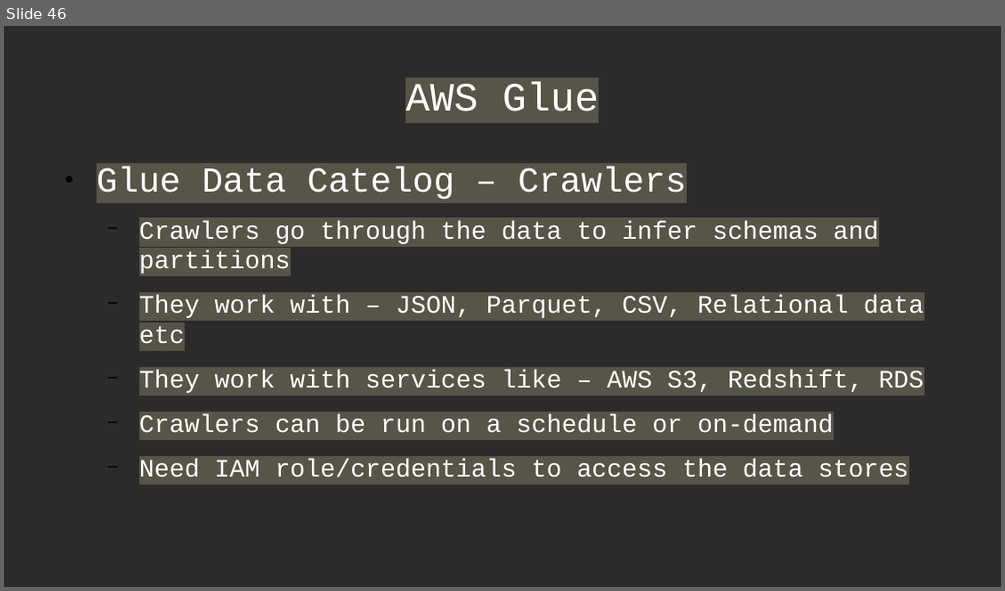
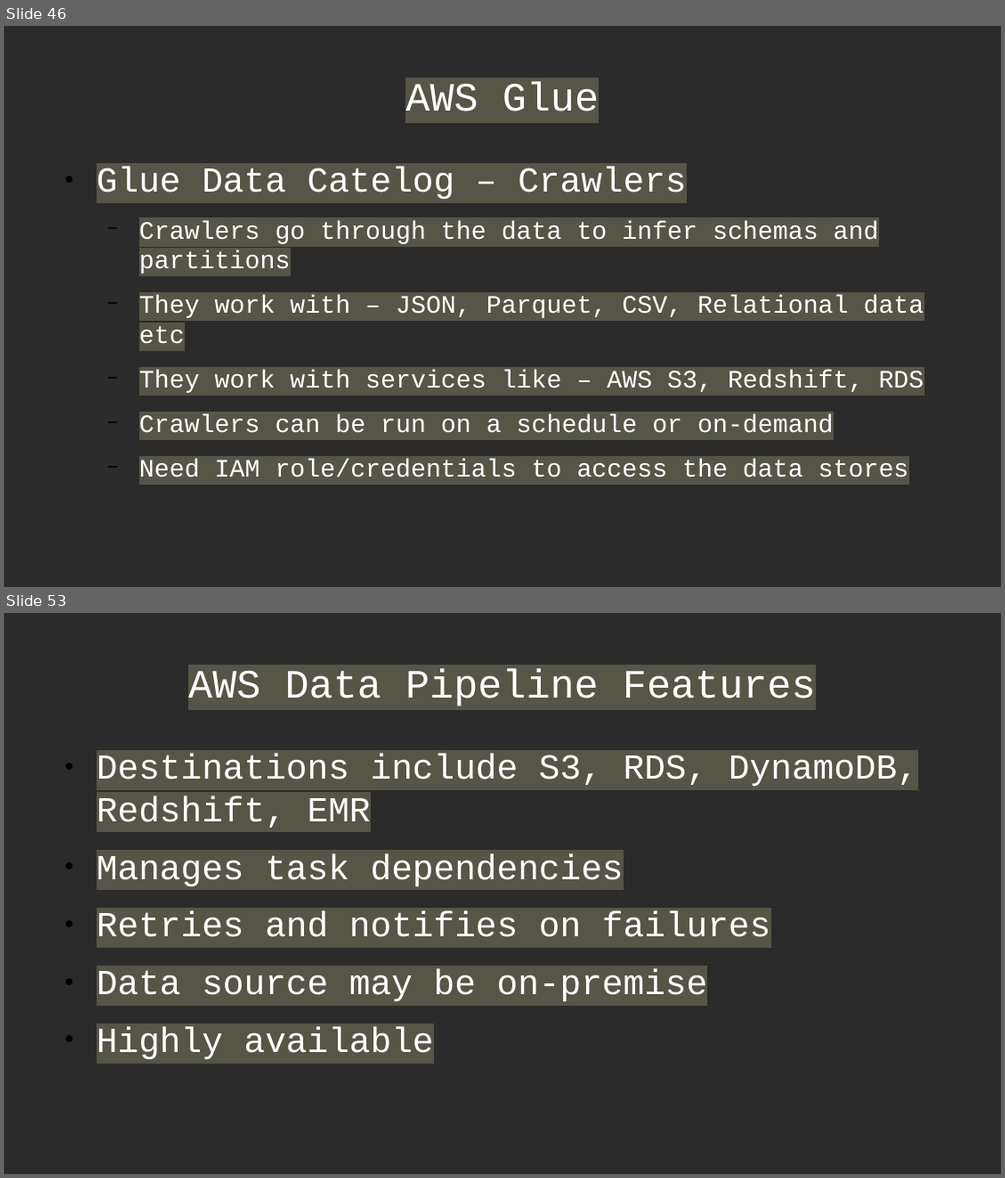
Before and after one commit to Anshul-GH/AWS_ML_Certification, a slide deck: AWS_Certified_ML_Certification_Deck.odp. Shown one above the other, each under a label of ours: slide 46 before the commit, slides 46 and 53 after it; the slides between them are not shown. The pictures are 1005x591 and 1005x1178 pixels, drawn with LibreOffice and Linux fonts; fonts in the diff are those of the drawing; background and template pictures are left out; a plain dark background stands for a picture behind light text. Boxes give left, top, right and bottom in pixels: in the first picture for what was removed or moved away, otherwise in the second. Text is boxed around its words. In the diff, an @@ line names an element or a change of style, - is before the commit and + after.

```diff
--- a/AWS_Certified_ML_Certification_Deck.odp
+++ b/AWS_Certified_ML_Certification_Deck.odp
@@ slide 53 added at <box>4,613,1001,1174</box>, background picture (left out) @@
@@ title added at <box>188,669,816,706</box>, 32 pt, text #FFFFFF @@
+AWS Data Pipeline Features
@@ text added at <box>97,754,918,1059</box>, 28 pt, text #FFFFFF @@
+● Destinations include S3, RDS, DynamoDB, Redshift, EMR
+● Manages task dependencies
+● Retries and notifies on failures
+● Data source may be on-premise
+● Highly available
```
Also in this commit, not shown: 1 slide changed, 15 other slides added, 2 other files.
